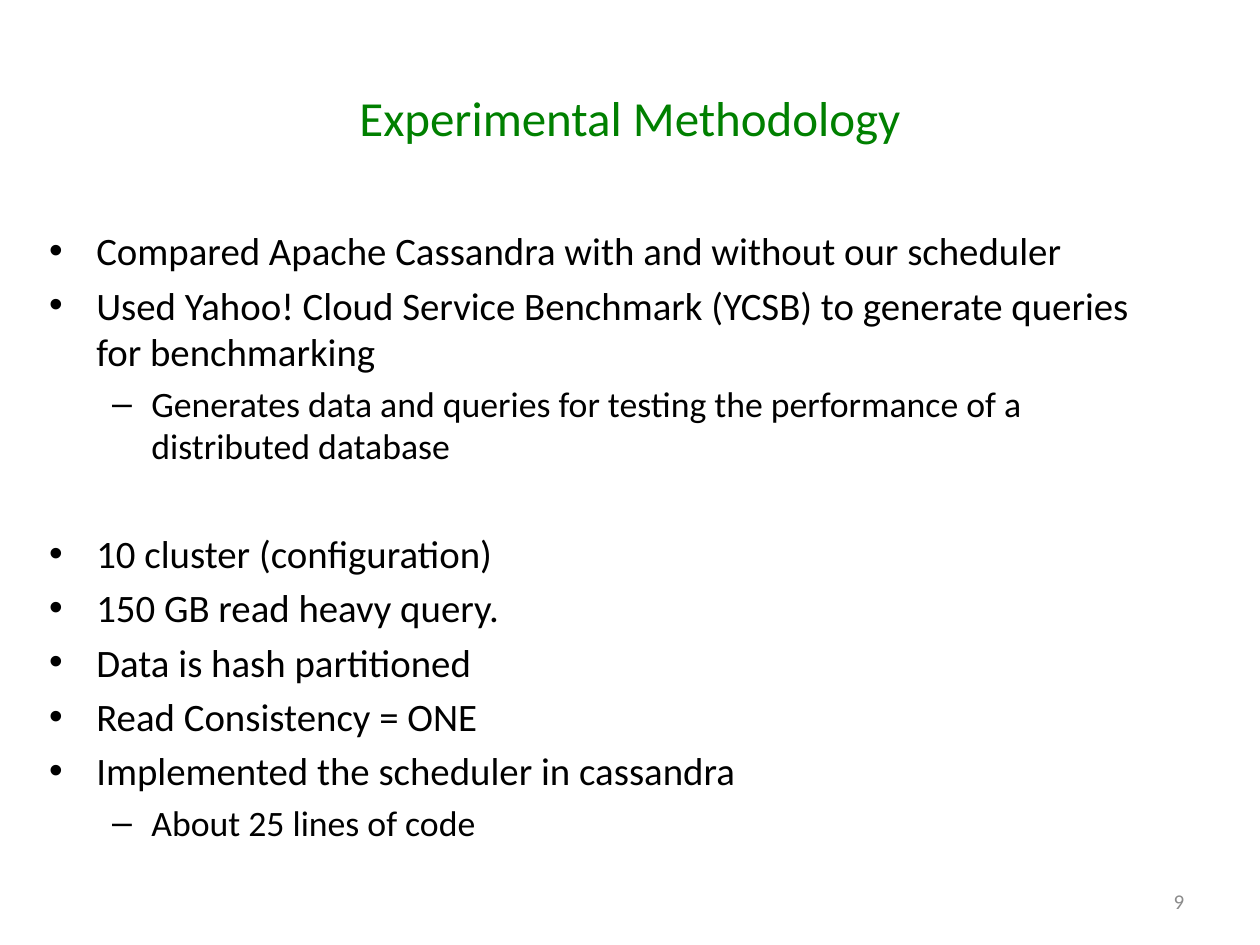
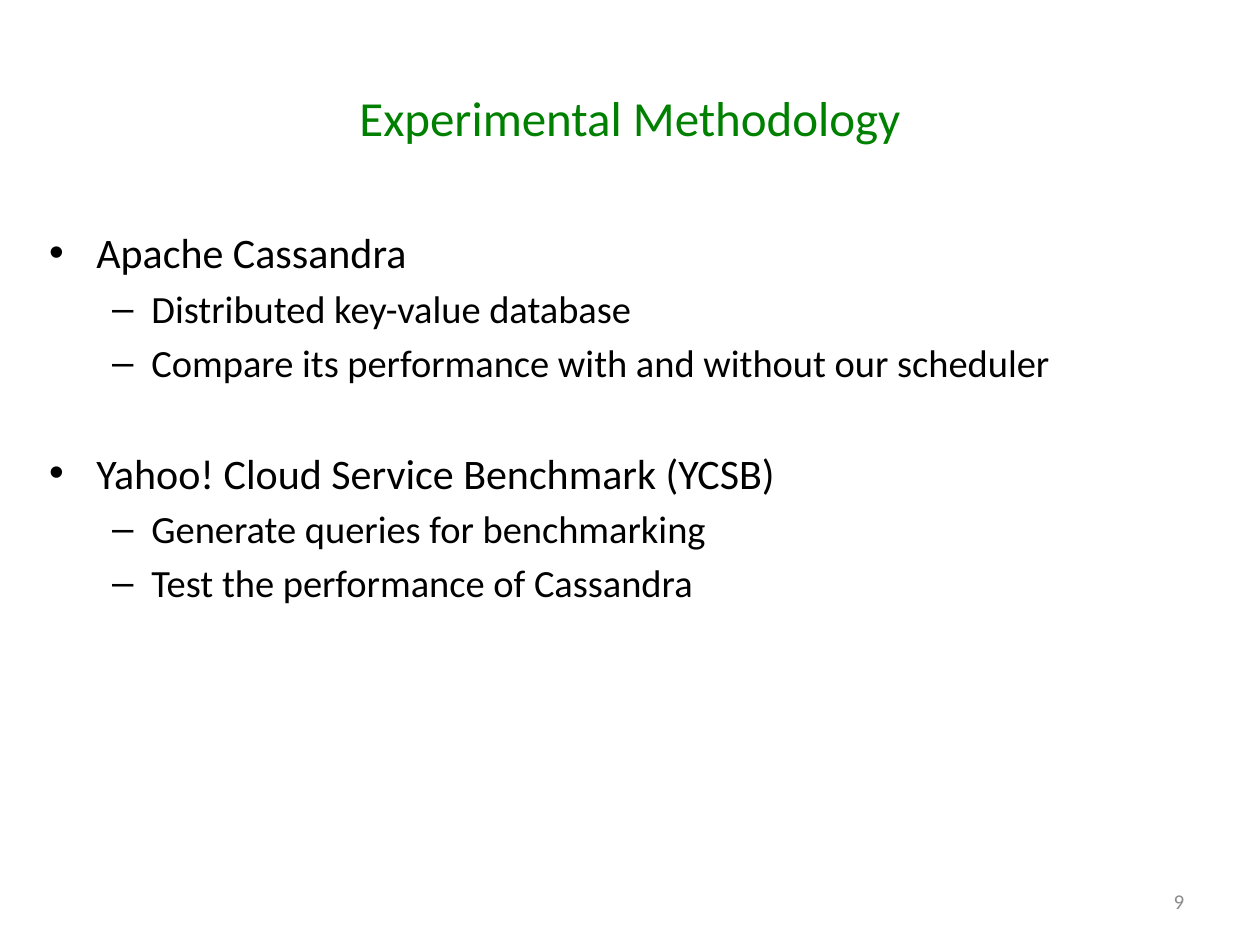
Before and after one commit to godares79/CS848-Project, a slide deck: slide 9 of PresentationSlides/Presentation.pptx. Drawn at 1260x945 pixels with LibreOffice and Linux fonts; fonts in the diff are those of the drawing. Boxes give left, top, right and bottom in pixels: in the first picture for what was removed or moved away, otherwise in the second. Text is boxed around its words. In the diff, an @@ line names an element or a change of style, - is before the commit and + after.

Commit message:
huh ?

```diff
--- a/PresentationSlides/Presentation.pptx
+++ b/PresentationSlides/Presentation.pptx
@@ text at (x1=96, y1=238, x2=1049, y2=604): text changed; size 22.2 to 22 pt @@
-• Compared Apache Cassandra with and without our scheduler
-• Used Yahoo! Cloud Service Benchmark (YCSB) to generate queries for benchmarking
-  – Generates data and queries for testing the performance of a distributed database
-• 10 cluster (configuration)
-• 150 GB read heavy query.
-• Data is hash partitioned
-• Read Consistency = ONE
-• Implemented the scheduler in cassandra
-  – About 25 lines of code
+• Apache Cassandra
+  – Distributed key-value database
+  – Compare its performance with and without our scheduler
+• Yahoo! Cloud Service Benchmark (YCSB)
+  – Generate queries for benchmarking
+  – Test the performance of Cassandra
```
Also in this commit, not shown: 6 other slides changed, 2 slides added.
